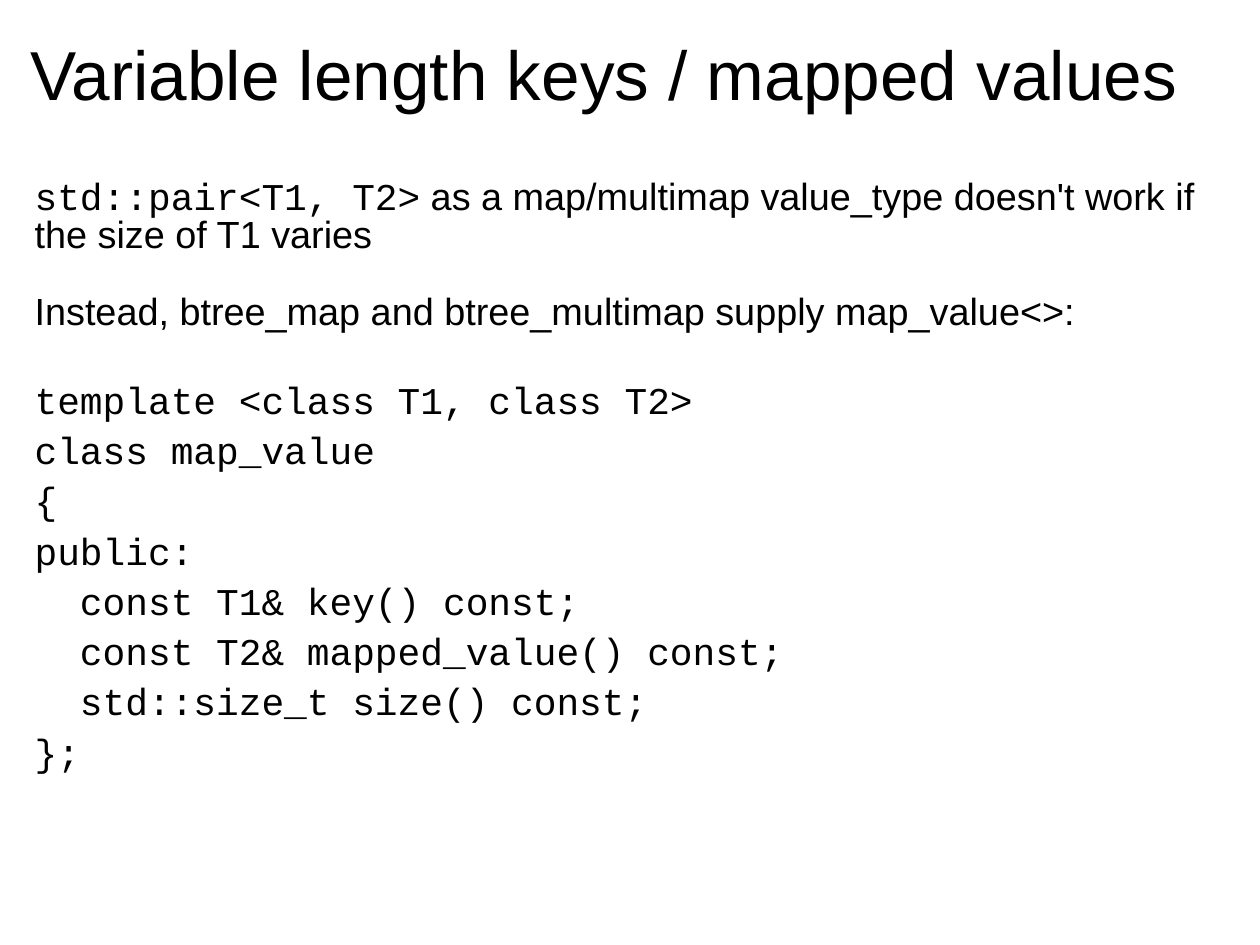
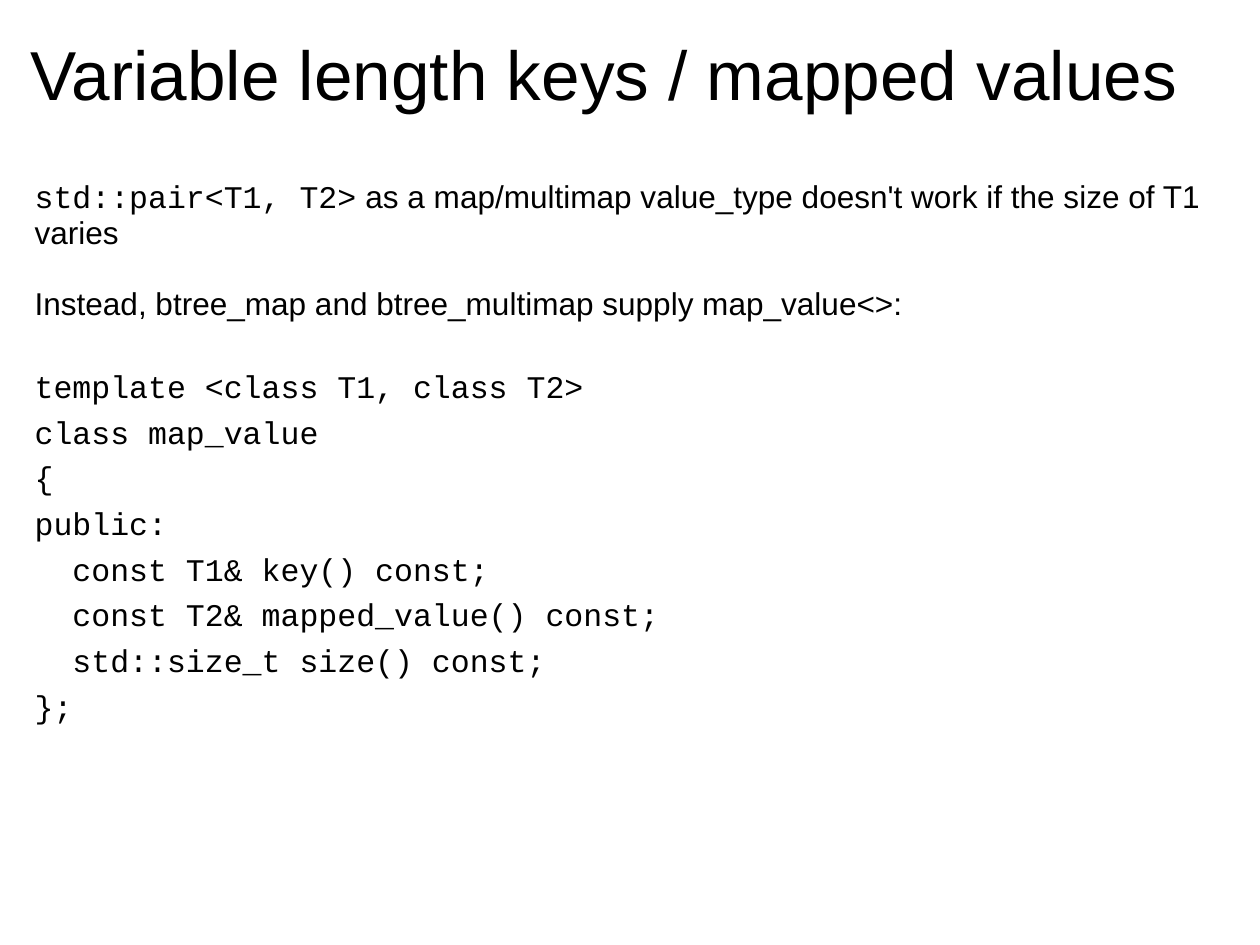
Before and after one commit to Beman/btree, a slide deck: slide 17 of libs/btree/doc/Proposed-B-tree-library.ppt (slide 18 before the commit). Drawn at 1260x945 pixels with LibreOffice and Linux fonts; fonts in the diff are those of the drawing; background and template pictures are left out. Boxes give left, top, right and bottom in pixels: in the first picture for what was removed or moved away, otherwise in the second. Text is boxed around its words. In the diff, an @@ line names an element or a change of style, - is before the commit and + after.

```diff
--- a/libs/btree/doc/Proposed-B-tree-library.ppt
+++ b/libs/btree/doc/Proposed-B-tree-library.ppt
@@ text "std::pair<T1, T2> as a map/multimap ..." at (35, 185, 1200, 679): size 24 to 20 pt; line spacing 0.85 to 0.95; line spacing 0.9 to 1; less space between paragraphs @@
```
Also in this commit, not shown: 11 other slides changed, 5 slides added, 6 other files.
